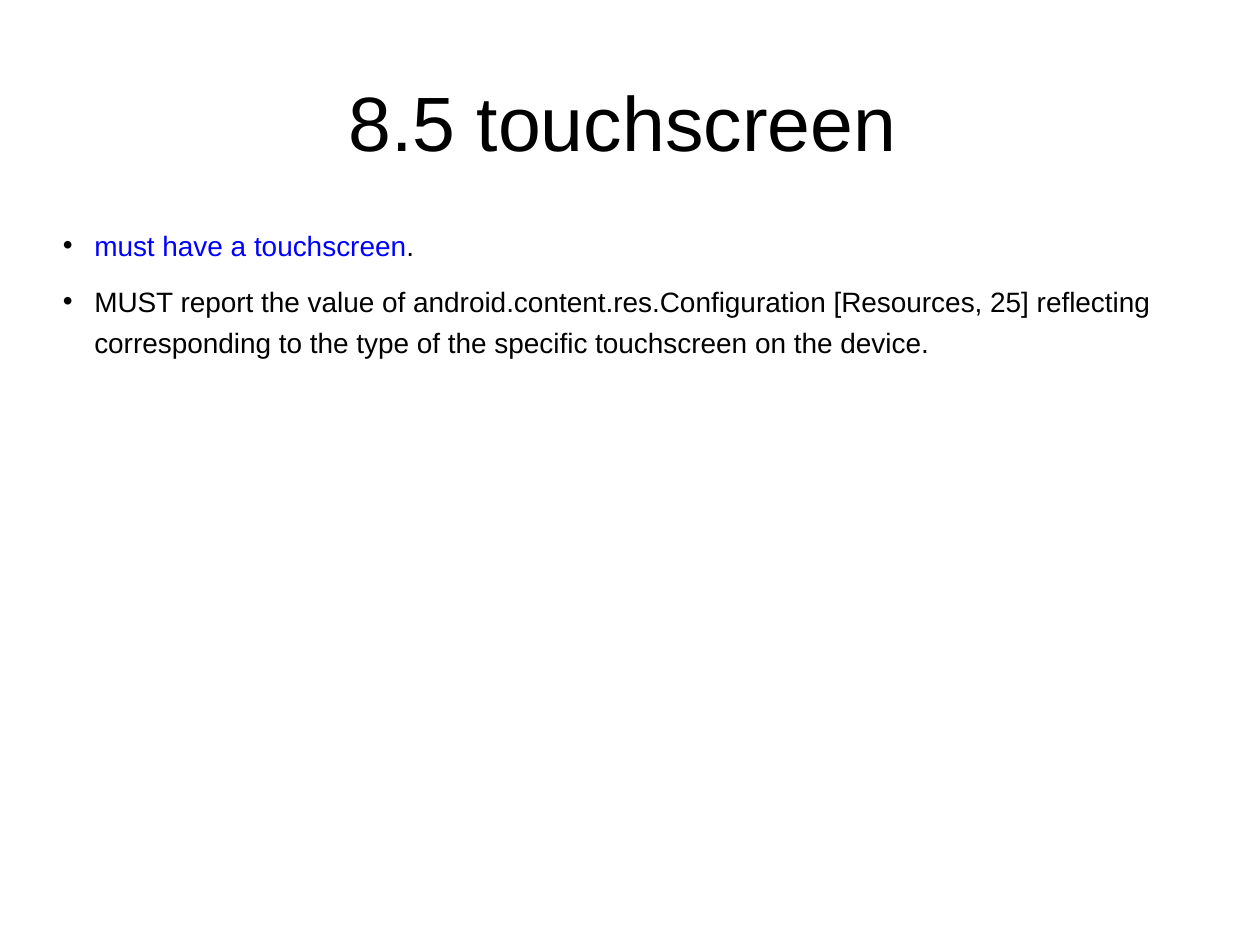
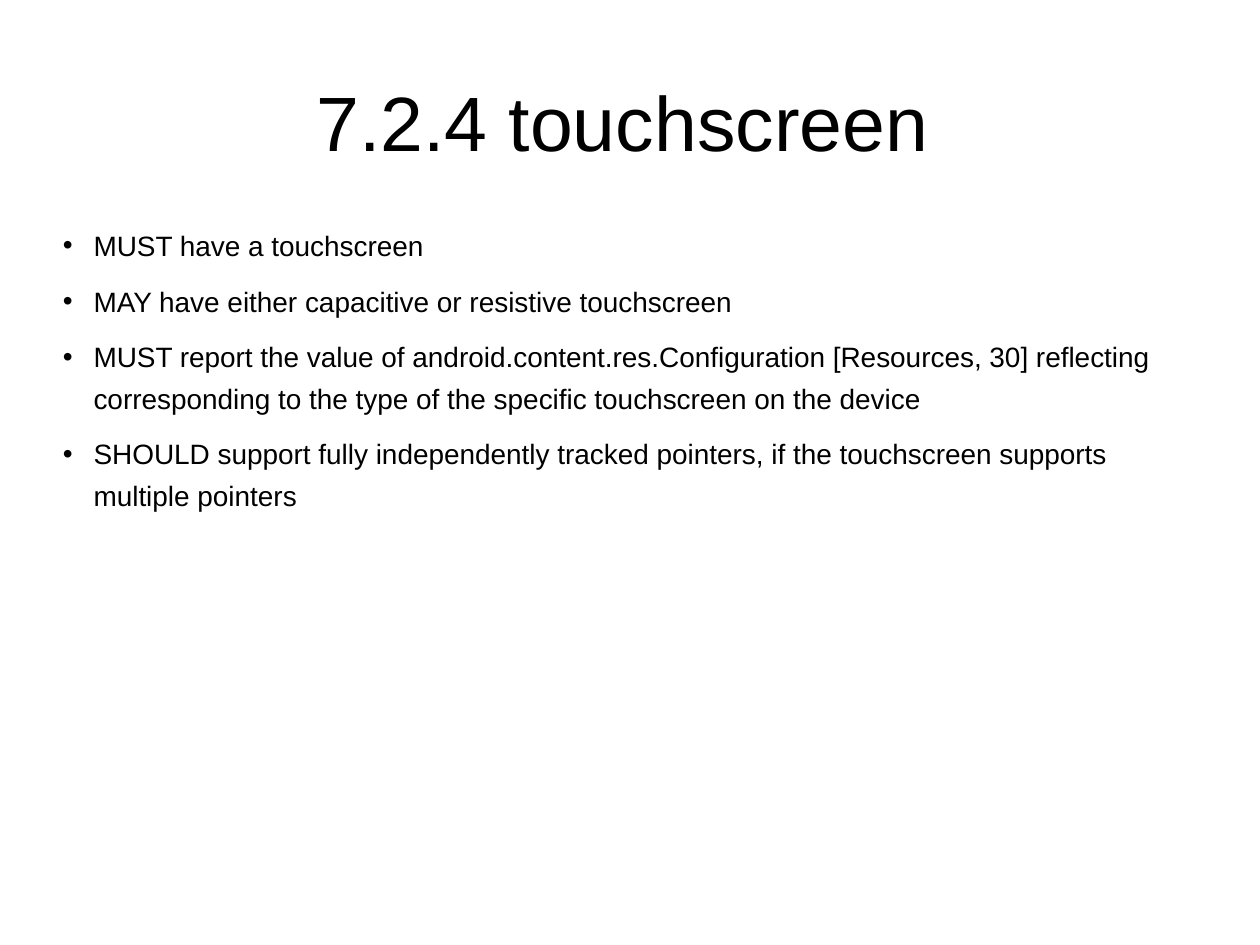
Before and after one commit to widerules/system-information, a slide deck: slide 33 of cts/CDD-digest.ppt (slide 27 before the commit). Drawn at 1260x945 pixels with LibreOffice and Linux fonts; fonts in the diff are those of the drawing; background and template pictures are left out. Boxes give left, top, right and bottom in pixels: in the first picture for what was removed or moved away, otherwise in the second. Text is boxed around its words. In the diff, an @@ line names an element or a change of style, - is before the commit and + after.

```diff
--- a/cts/CDD-digest.ppt
+++ b/cts/CDD-digest.ppt
@@ title at (x1=316, y1=95, x2=928, y2=152): text changed @@
-8.5 touchscreen
+7.2.4 touchscreen
@@ text at (x1=94, y1=235, x2=1149, y2=511): text changed @@
-• must have a touchscreen.
-• MUST report the value of android.content.res.Configuration [Resources, 25] reflecting corresponding to the type of the specific touchscreen on the device.
+• MUST have a touchscreen
+• MAY have either capacitive or resistive touchscreen
+• MUST report the value of android.content.res.Configuration [Resources, 30] reflecting corresponding to the type of the specific touchscreen on the device
+• SHOULD support fully independently tracked pointers, if the touchscreen supports multiple pointers
```
Also in this commit, not shown: 36 other slides changed, 24 slides added, 5 slides removed, 1 other file.
